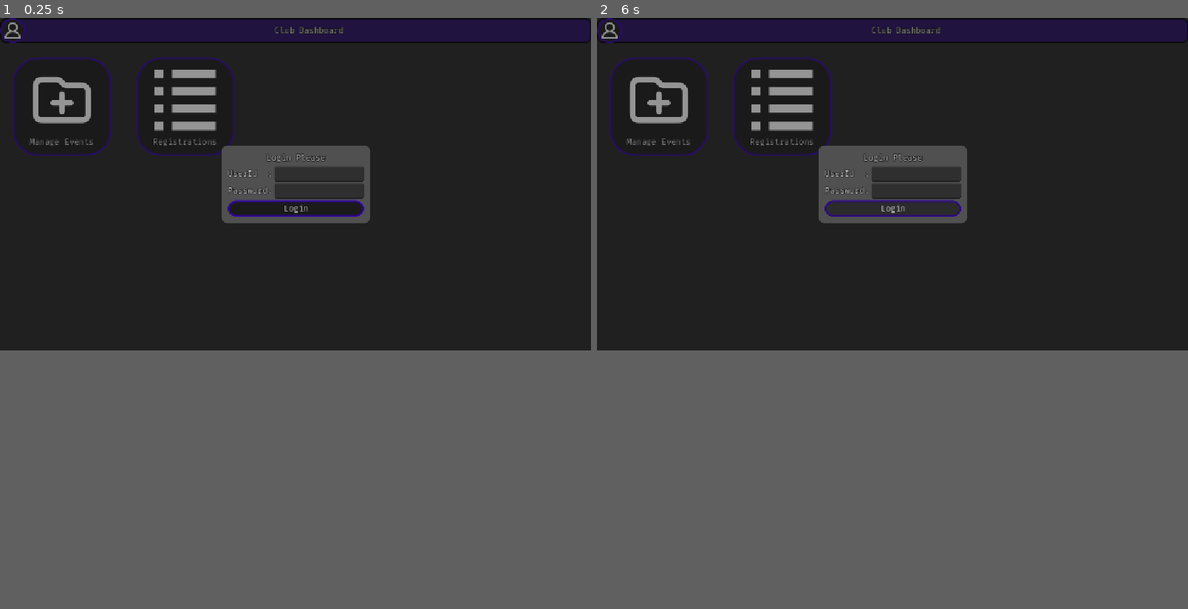
Above: before the commit, frames 1-2 (left to right).
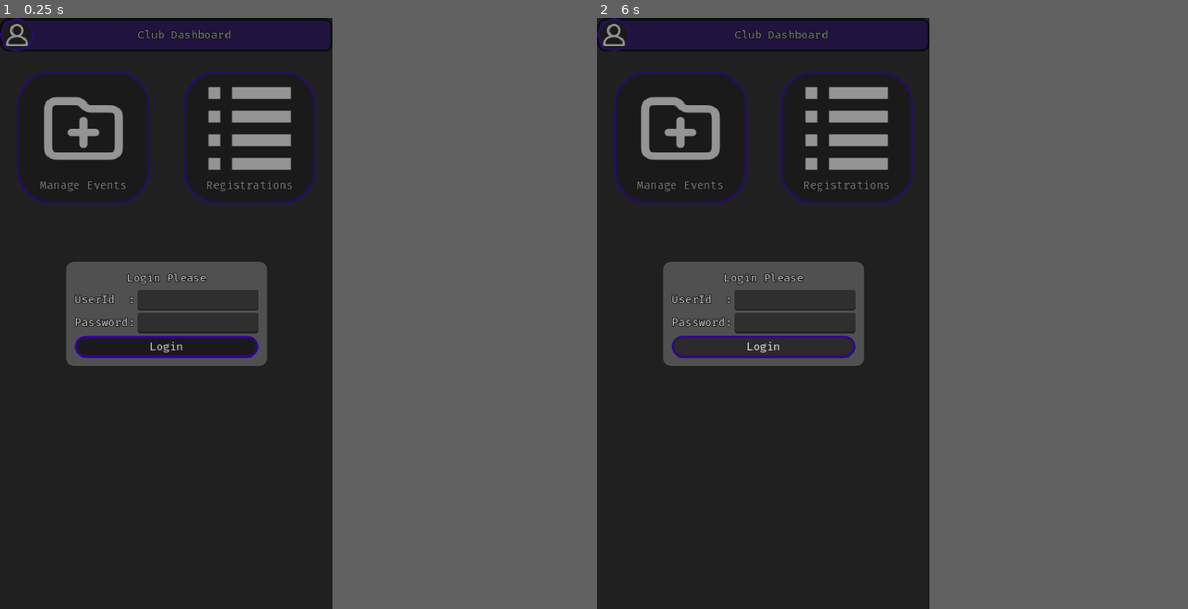
Above: after the commit, the same moments.

Repository: master172/clubdashboard
Game: Godot game, scene res://src/Main/Main.tscn
The game is run twice, just before and just after one commit, with the same random seed, the same clock (stepped at 60 frames per second) and the same inputs.
Inputs (mouse positions are in pixels of both pictures, inside the frame that each line leads up to; where the layout moved, square brackets give the same spot in the first picture):
- Up to frame 1 (0.25 s): no input
- Up to frame 2 (6 s): click "Login" at 0.5 s; click (626, 29) [608, 29] at 1.25 s; click (744, 83) [656, 106] at 2 s; click (1040, 83) [780, 106] at 2.75 s; click (626, 29) [608, 29] at 3.5 s; click (744, 83) [656, 106] at 4.25 s; click (1040, 83) [780, 106] at 5 s; click "Login" at 5.75 s
In our replay, the window is 800x450 before the commit and 450x800 after it. These sizes can differ from the game's own. Grey fills any space a smaller window leaves; there, only what the larger window draws over its background counts as a difference.

The runs differ from the first frame. In frame 1, 12% of the frame differs, in the area x 0-100%, y 0-59%; in frame 2, 12%.

Commit message:
integration with backend
integration done with backend for minimal club login

Diff:
--- a/project.godot
+++ b/project.godot
@@ -21,6 +21,8 @@
 
 [display]
 
+window/size/viewport_width=480
+window/size/viewport_height=853
 window/stretch/mode="canvas_items"
 window/stretch/aspect="expand"
 window/handheld/orientation=1
--- a/src/Main/Main.tscn
+++ b/src/Main/Main.tscn
@@ -89,7 +89,7 @@
 "times": PackedFloat32Array(0),
 "transitions": PackedFloat32Array(1),
 "update": 0,
-"values": [Vector2(-248, 0)]
+"values": [Vector2(-400, 0)]
 }
 
 [sub_resource type="Animation" id="Animation_nxavr"]
@@ -104,7 +104,7 @@
 "times": PackedFloat32Array(0),
 "transitions": PackedFloat32Array(1),
 "update": 0,
-"values": [Vector2(-248, 0)]
+"values": [Vector2(-400, 0)]
 }
 
 [sub_resource type="Animation" id="Animation_yqsku"]
@@ -120,7 +120,7 @@
 "times": PackedFloat32Array(0, 0.3),
 "transitions": PackedFloat32Array(0.170755, 1),
 "update": 0,
-"values": [Vector2(-248, 0), Vector2(0, 0)]
+"values": [Vector2(-400, 0), Vector2(0, 0)]
 }
 tracks/1/type = "method"
 tracks/1/imported = false
@@ -150,7 +150,7 @@
 "times": PackedFloat32Array(0, 0.3),
 "transitions": PackedFloat32Array(0.203063, 0.68302),
 "update": 0,
-"values": [Vector2(0, 0), Vector2(-248, 0)]
+"values": [Vector2(0, 0), Vector2(-400, 0)]
 }
 
 [sub_resource type="AnimationLibrary" id="AnimationLibrary_yqsku"]
@@ -240,7 +240,7 @@
 layout_mode = 1
 anchors_preset = 9
 anchor_bottom = 1.0
-offset_left = -248.0
+offset_left = -400.0
 grow_vertical = 2
 
 [node name="Background" type="ColorRect" parent="Slide"]
--- a/src/Main/login_container.gd
+++ b/src/Main/login_container.gd
@@ -1,5 +1,6 @@
 extends Control
 
+@onready var login_panel: PanelContainer = $CenterContainer/LoginPanel
 
 # Called when the node enters the scene tree for the first time.
 func _ready() -> void:
@@ -7,6 +8,5 @@
 	visible = not Utils.logged_in
 
 
-# Called every frame. 'delta' is the elapsed time since the previous frame.
-func _process(delta: float) -> void:
-	pass
+func login_failed():
+	login_panel.login_failed()
--- a/src/Main/main.gd
+++ b/src/Main/main.gd
@@ -4,6 +4,10 @@
 
 @onready var animation_player: AnimationPlayer = $AnimationPlayer
 @onready var login_container: Control = $LoginContainer
+@onready var profile_backdrop: PanelContainer = $Slide/MarginContainer/SlideOptions/ProfileBackdrop
+
+var temp_user_id:String = ""
+var temp_user_password:String = ""
 
 func _on_profile_button_pressed() -> void:
 	SlideActive = not SlideActive
@@ -25,11 +29,59 @@
 
 
 func _on_login_panel_login(userId: String, password: String) -> void:
+	temp_user_id = userId
+	temp_user_password = password
+
+	attemt_login(userId,password)
+
+func attemt_login(user_id:String,password:String):
+	var http :HTTPRequest = HTTPRequest.new()
+	add_child(http)
+	http.request_completed.connect(self._on_login_completed)
+	http.request_completed.connect(http.queue_free.unbind(4))
+	var header = ["Content-Type: application/json"]
+	var body:String = JSON.stringify({"login_id":user_id,"password":password})
+	var err = http.request("http://127.0.0.1:8000/user",header,HTTPClient.METHOD_GET,body)
+	if err != OK:
+		push_error("http request error: ",err)
+
+func _on_login_completed(result: int, response_code: int, headers: PackedStringArray, body: PackedByteArray) -> void:
+	if response_code == 200:
+		var data:bool = JSON.parse_string(body.get_string_from_utf8())
+		if data == true:
+			login()
+		else:
+			login_container.login_failed()
+	else:
+		push_error("request failed response code: ",response_code)
+
+func attemt_club_name(user_id:String):
+	var http :HTTPRequest = HTTPRequest.new()
+	add_child(http)
+	http.request_completed.connect(self._on_club_completed)
+	http.request_completed.connect(http.queue_free.unbind(4))
+	var header = ["Content-Type: application/json"]
+	var body:String = JSON.stringify({"user_id":user_id})
+	var err = http.request("http://127.0.0.1:8000/club",header,HTTPClient.METHOD_GET,body)
+	if err != OK:
+		push_error("http request error: ",err)
+
+func _on_club_completed(result: int, response_code: int, headers: PackedStringArray, body: PackedByteArray) -> void:
+	if response_code == 200:
+		var data:String = JSON.parse_string(body.get_string_from_utf8())
+		Utils.login_club = data
+		profile_backdrop._set_data()
+	else:
+		push_error("request failed response code: ",response_code)
+
+func login():
 	login_container.visible = false
 	Utils.logged_in = true
-	Utils.user_id = userId
-	Utils.password = password
-
+	Utils.user_id = temp_user_id
+	Utils.password = temp_user_password
+	attemt_club_name(temp_user_id)
+	temp_user_id = ""
+	temp_user_password = ""
 
 func _on_log_out_pressed() -> void:
 	Utils.logged_in = false
--- a/src/Main/profile_backdrop.gd
+++ b/src/Main/profile_backdrop.gd
@@ -5,3 +5,4 @@
 
 func _set_data() -> void:
 	user_id.text = Utils.user_id
+	club.text = Utils.login_club
--- a/src/UIComponents/login_panel.gd
+++ b/src/UIComponents/login_panel.gd
@@ -1,10 +1,21 @@
 extends PanelContainer
 
+@onready var user_id: LineEdit = $MarginContainer/VBoxContainer/Contents/MarginContainer/VBoxContainer/UserId/UserID
+@onready var password_entry: LineEdit = $MarginContainer/VBoxContainer/Contents/MarginContainer/VBoxContainer/Password/PasswordEntry
+
 signal login(userId:String,password:String)
+@onready var invalid: Label = $MarginContainer/VBoxContainer/Invalid
 
 var login_id:String = ""
 var passcode:String = ""
 
+func _ready() -> void:
+	invalid.visible = false
+
+func login_failed():
+	user_id.text = ""
+	password_entry.text = ""
+	invalid.visible = true
 
 func _on_user_id_text_changed(new_text: String) -> void:
 	login_id = new_text
--- a/src/UIComponents/login_panel.tscn
+++ b/src/UIComponents/login_panel.tscn
@@ -60,6 +60,13 @@
 layout_mode = 2
 size_flags_horizontal = 3
 
+[node name="Invalid" type="Label" parent="MarginContainer/VBoxContainer"]
+visible = false
+self_modulate = Color(1, 0, 0.0554566, 1)
+layout_mode = 2
+text = "Invalid credentials"
+horizontal_alignment = 1
+
 [node name="Login" type="Button" parent="MarginContainer/VBoxContainer"]
 layout_mode = 2
 text = "Login"
